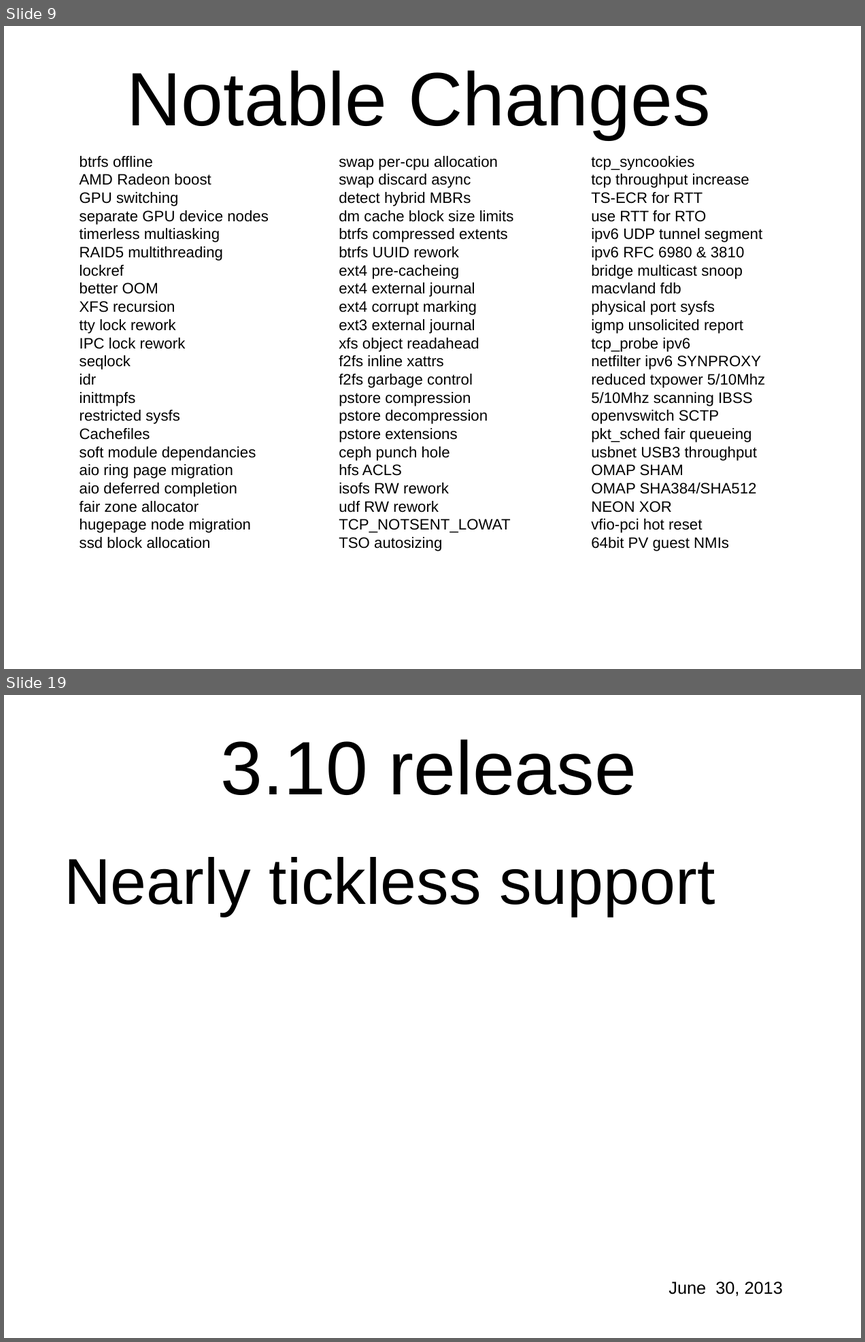
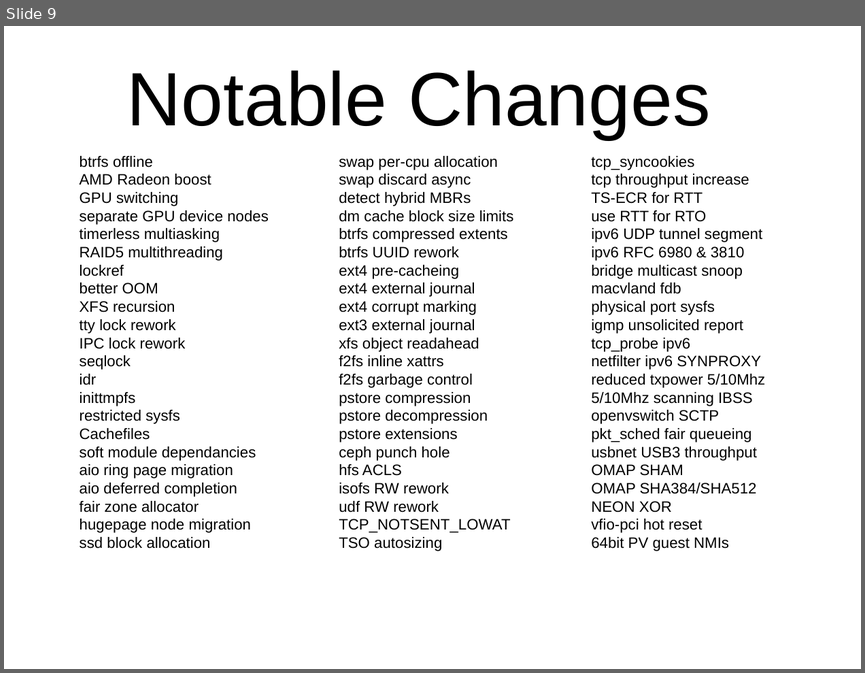
Before and after one commit to gregkh/kernel-development, a slide deck: lf_kernel-development.odp. Shown one above the other, each under a label of ours: slides 9 and 19 before the commit, slide 9 after it; the slides between them are not shown. The pictures are 865x1342 and 865x673 pixels, drawn with LibreOffice and Linux fonts; fonts in the diff are those of the drawing; background and template pictures are left out. Boxes give left, top, right and bottom in pixels: in the first picture for what was removed or moved away, otherwise in the second. Text is boxed around its words. In the diff, an @@ line names an element or a change of style, - is before the commit and + after.

```diff
--- a/lf_kernel-development.odp
+++ b/lf_kernel-development.odp
@@ slide 19 removed at box(4, 695, 861, 1338), background picture (left out) @@
@@ text removed at box(221, 739, 636, 795) @@
-3.10 release
@@ text removed at box(64, 857, 715, 916) @@
-Nearly tickless support
@@ text removed at box(668, 1281, 783, 1296) @@
-June 30, 2013
```
Also in this commit, not shown: 29 slides added, 25 other slides removed.
